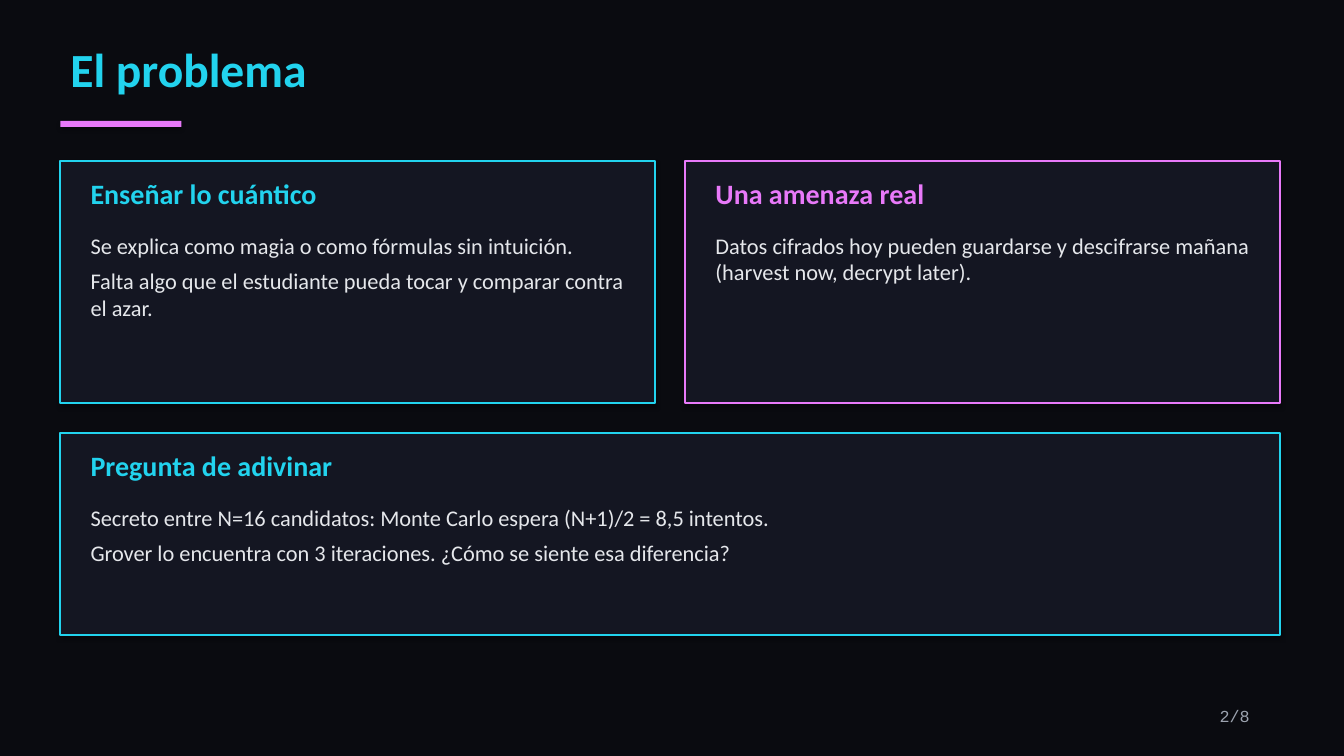
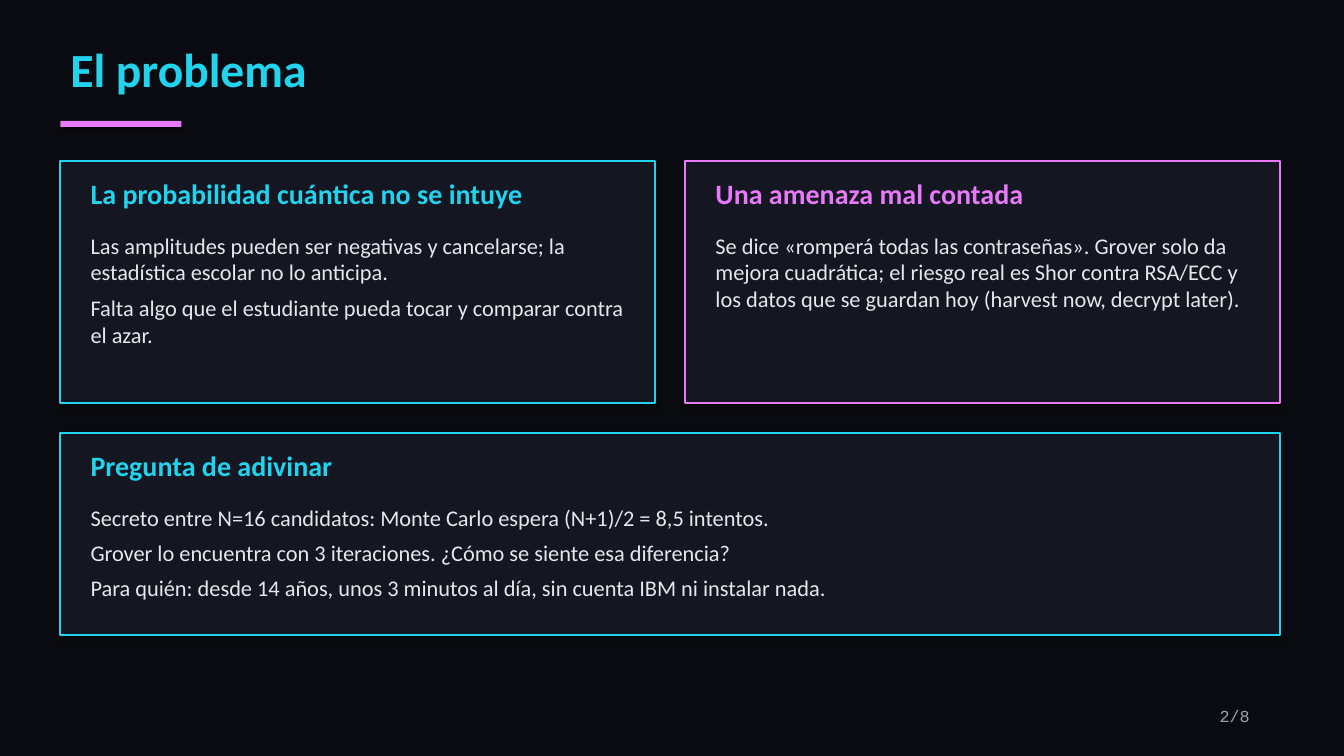
Before and after one commit to LeonardoShande/QubitGuard, a slide deck: slide 2 of pitch/QubitGuard_pitch.pptx. Drawn at 1344x756 pixels with LibreOffice and Linux fonts; fonts in the diff are those of the drawing. Boxes give left, top, right and bottom in pixels: in the first picture for what was removed or moved away, otherwise in the second. Text is boxed around its words. In the diff, an @@ line names an element or a change of style, - is before the commit and + after.

```diff
--- a/pitch/QubitGuard_pitch.pptx
+++ b/pitch/QubitGuard_pitch.pptx
@@ text at (91, 184, 522, 209): text changed @@
-Enseñar lo cuántico
+La probabilidad cuántica no se intuye
@@ text at (715, 184, 1023, 204): text changed @@
-Una amenaza real
+Una amenaza mal contada
@@ text at (91, 238, 565, 284): text changed @@
-Se explica como magia o como fórmulas sin intuición.
+Las amplitudes pueden ser negativas y cancelarse; la estadística escolar no lo anticipa.
@@ text at (715, 238, 1239, 311): text changed @@
-Datos cifrados hoy pueden guardarse y descifrarse mañana (harvest now, decrypt later).
+Se dice «romperá todas las contraseñas». Grover solo da mejora cuadrática; el riesgo real es Shor contra RSA/ECC y los datos que se guardan hoy (harvest now, decrypt later).
@@ text at (91, 580, 825, 600): paragraph added @@
+Para quién: desde 14 años, unos 3 minutos al día, sin cuenta IBM ni instalar nada.
```
Also in this commit, not shown: 5 other slides changed, 1 slide added, 1 slide removed, 6 other files.
